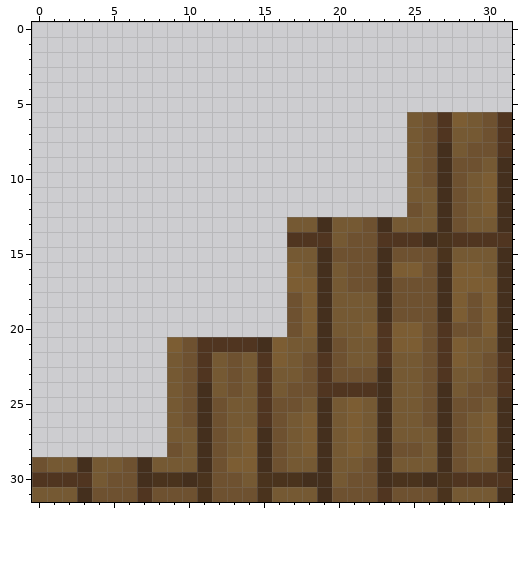
Two states of a pixel-art sprite, web/woodstairleft.png. The picture above is the old version.
The file is 32x32 pixels. Colours within 5 levels of each other are drawn and written as one.
The same view after the edit:
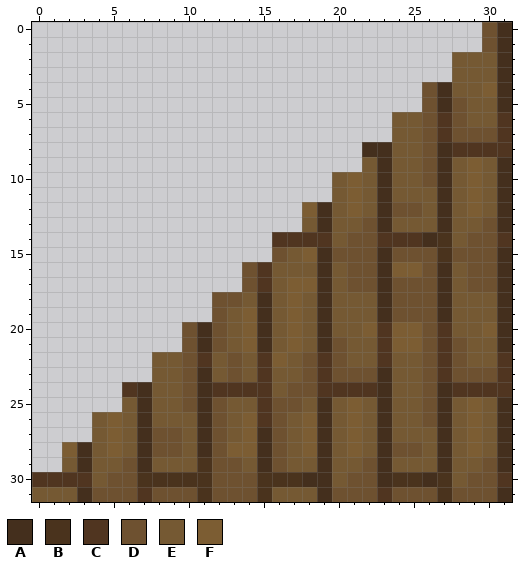
Palette (. is transparent): A #442f1d  B #4a331d  C #503520  D #6e5130  E #755933  F #7c5d33
The edit:
y 0..1: x 30..31 .. -> DA
y 2..3: x 28..31 .... -> EEEA
y 4: x 26..31 ...... -> DAEEFA
y 5: x 26..31 ...... -> DADEEA
y 6: x 24 . -> E; x 28 F -> D; x 30 D -> E
y 7: x 24 . -> E; x 28..29 EE -> DD
y 8: x 22..24 ... -> AAE; x 28..30 EDD -> CCC
y 9: x 22..24 ... -> EAE; x 28..29 DD -> EF
y 10..11: x 20..24 ..... -> EFEAE; x 28..30 DEF -> EFE
y 12: x 18..24 ....... -> FAEFEAD; x 28..30 DEF -> EFE
y 13: x 17 E -> .; x 28 D -> E; x 30 E -> D
y 14: x 16 . -> C; x 28..30 CCC -> EDD
y 15: x 16 . -> D; x 18 E -> F; x 28..30 EEE -> DDD
y 16: x 14..17 ...F -> DCEE; x 28..30 FFE -> EDD
y 17: x 14..16 ... -> DCE; x 28..30 FFF -> EDD
y 18: x 12..18 .....DF -> DDEAEFE; x 28..30 FDF -> EEE
y 19: x 12..18 .....DF -> DEFAEFE; x 28..30 FDF -> EEE
y 20: x 10..18 .......DF -> DADEFAEFE; x 28..29 DD -> EE
y 21: x 9 F -> .; x 11..14 CCCC -> ADEF; x 16..17 FE -> EF; x 28 F -> D
y 22: x 8 . -> E; x 28 F -> D; x 30 D -> E
y 23: x 8 . -> E; x 11 C -> A; x 28..29 EE -> DD
y 24: x 6..8 ... -> CAE; x 12..14 EDE -> CCC; x 28..30 EDD -> CCC
y 25: x 6..8 ... -> EAE; x 28..29 DD -> EF
y 26: x 4..8 ..... -> EFEAE; x 10 D -> E; x 14 E -> F; x 28..30 DEF -> EFE
y 27: x 4..9 .....E -> EFEADD; x 28..30 DEF -> EFE
y 28: x 2..8 ....... -> FAEFEAD; x 13 E -> F; x 28..30 DEF -> EFE
y 29: x 0..1 DE -> ..; x 11 A -> B; x 13..14 FF -> DE; x 28 D -> E; x 30 E -> D
y 30: x 7 A -> B; x 10 A -> B; x 14 E -> D; x 28..30 CCC -> EDD
y 31: x 28..30 EEE -> DDD
Boxes around the changes in both pictures, in picture pixels (x1, y1, x2, y2):
changed: (32, 22, 512, 502)
